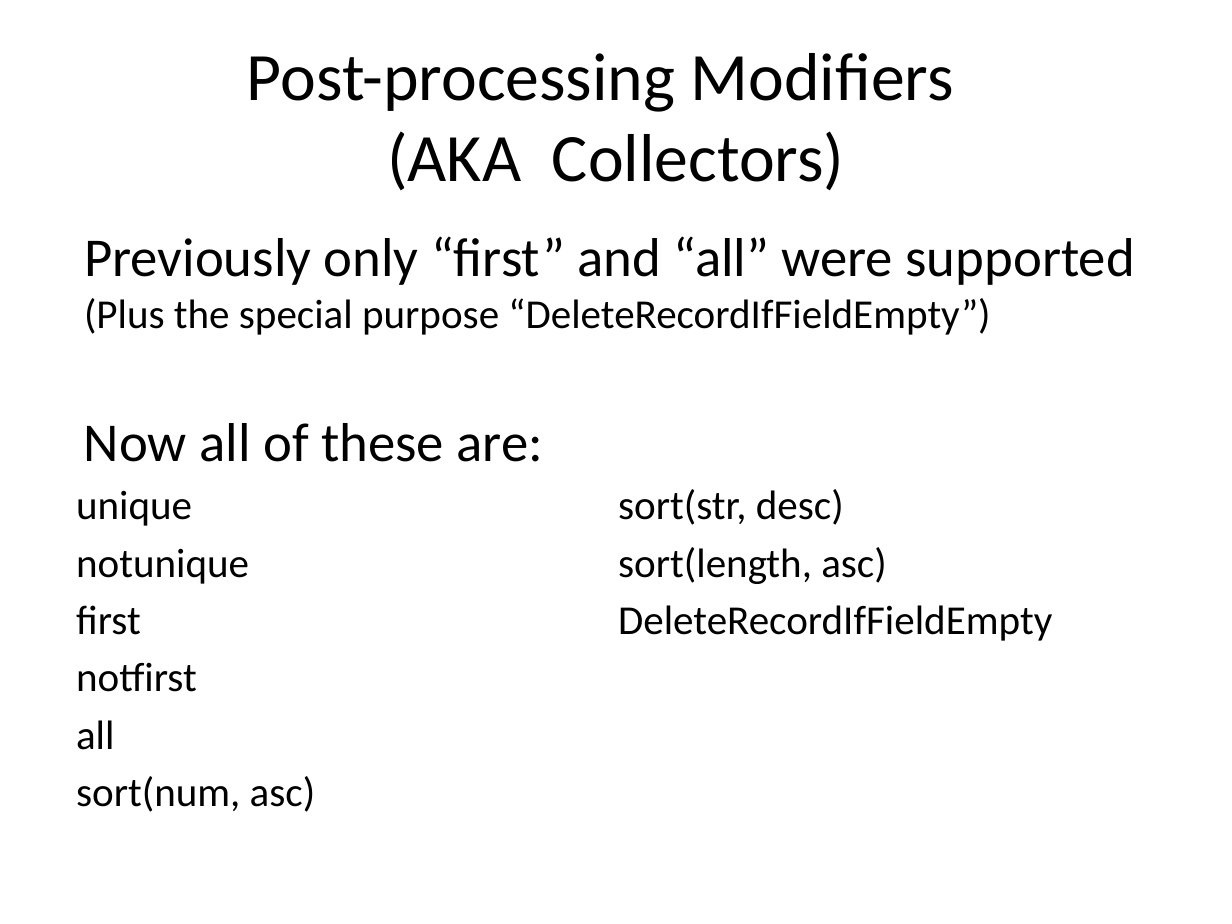
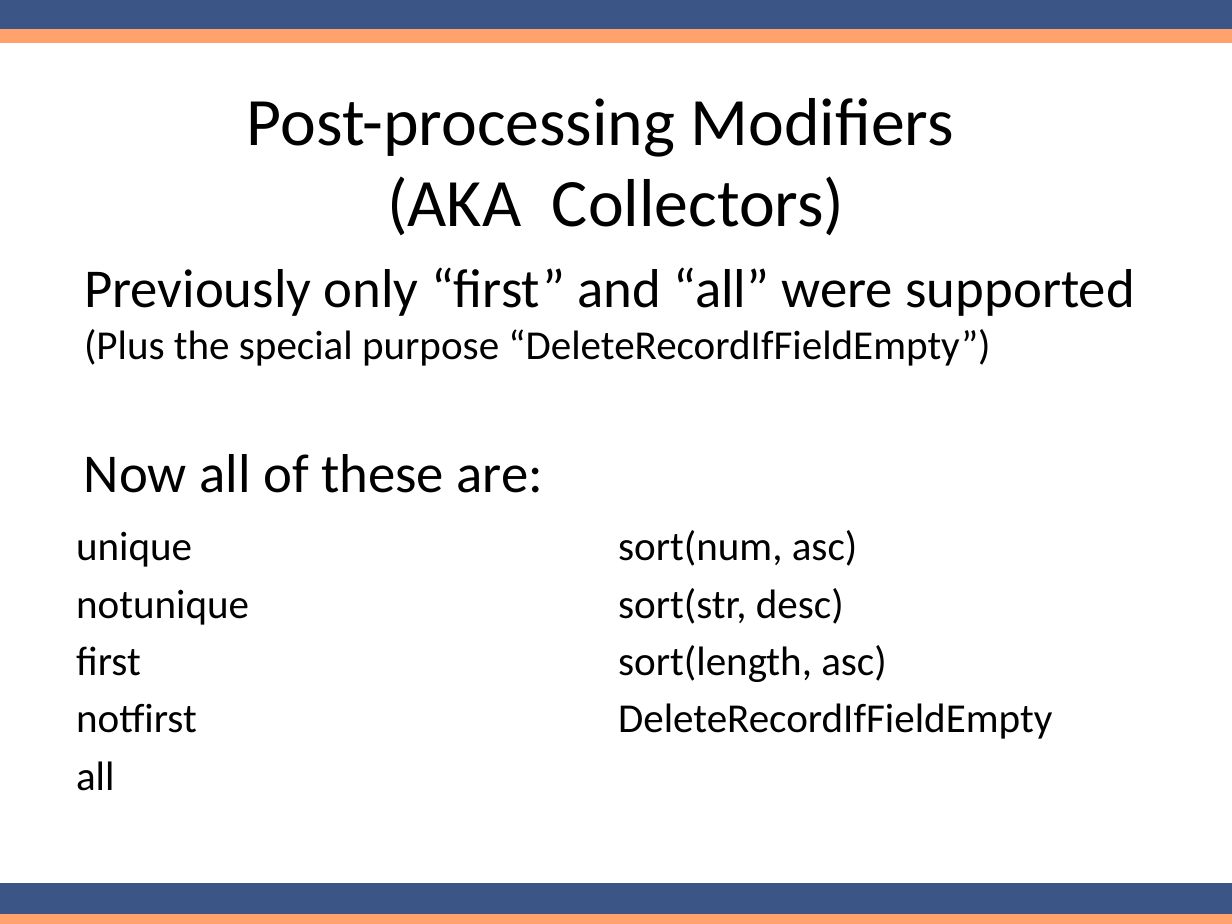
Before and after one commit to solrmarc/solrmarc, a slide deck: slide 11 of New Release of SolrMarc.pptx. Drawn at 1232x924 pixels with LibreOffice and Linux fonts; fonts in the diff are those of the drawing. Boxes give left, top, right and bottom in pixels: in the first picture for what was removed or moved away, otherwise in the second. Text is boxed around its words. In the diff, an @@ line names an element or a change of style, - is before the commit and + after.

Commit message:
A few more edits plus color

```diff
--- a/New Release of SolrMarc.pptx
+++ b/New Release of SolrMarc.pptx
@@ rectangle added at (0,0,1232,31), fill #3B5586, outline #3B5586 2 pt @@
@@ rectangle added at (0,31,1232,41), fill #FFA26B, outline #FFA26B 2 pt @@
@@ title "Post-processing Modifiers (AKA Collectors)": place and size @@
-title "Post-processing Modifiers (AKA Collectors)" at (247,53,954,191)
+title "Post-processing Modifiers (AKA Collectors)" at (247,98,954,236)
@@ text "Previously only “first” and “all” ...": place and size @@
-text "Previously only “first” and “all” ..." at (84,236,1135,335)
+text "Previously only “first” and “all” ..." at (84,267,1135,366)
@@ text "Now all of these are:": place and size @@
-text "Now all of these are:" at (84,423,542,462)
+text "Now all of these are:" at (84,454,542,493)
@@ text "unique" rewrapped from (76,489,1052,812) to (76,530,1052,791) @@
@@ rectangle added at (0,885,1232,915), fill #3B5586, outline #3B5586 2 pt @@
@@ rectangle added at (0,915,1232,924), fill #FFA26B, outline #FFA26B 2 pt @@
```
Also in this commit, not shown: 21 other slides changed, 2 slides added, 1 slide removed.
